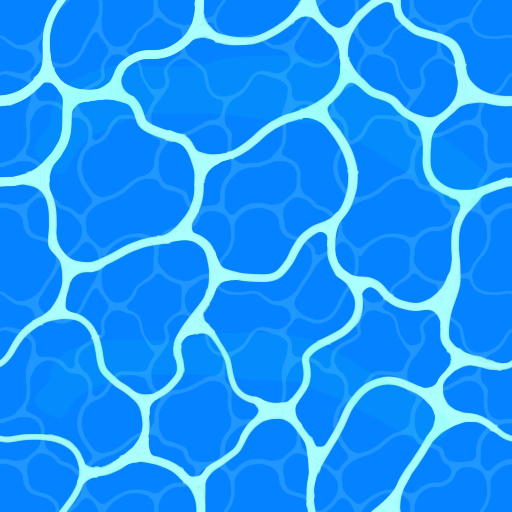
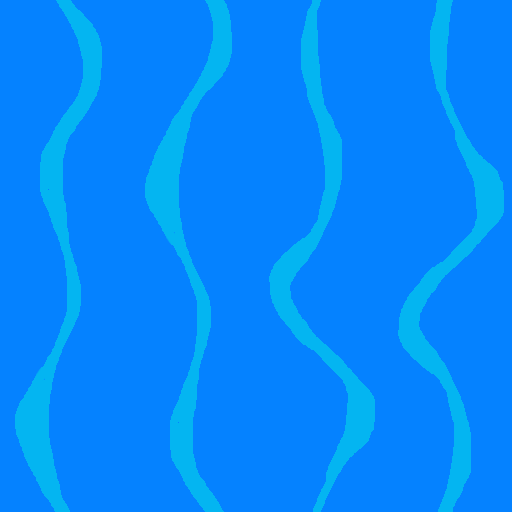
Before/after of a 512×512 layered artwork. What changed in the layer stack:
hid "Layer 5 copy" over [35, 55, 491, 445]
hid "Layer 4 copy 3", opacity 16% → 67% over [0, 0, 512, 512]
hid "Layer 4", opacity 100% → 50% over [0, 0, 512, 512]
added layer "Layer 5 copy 2" above "Layer 2" over [15, 0, 504, 512]
